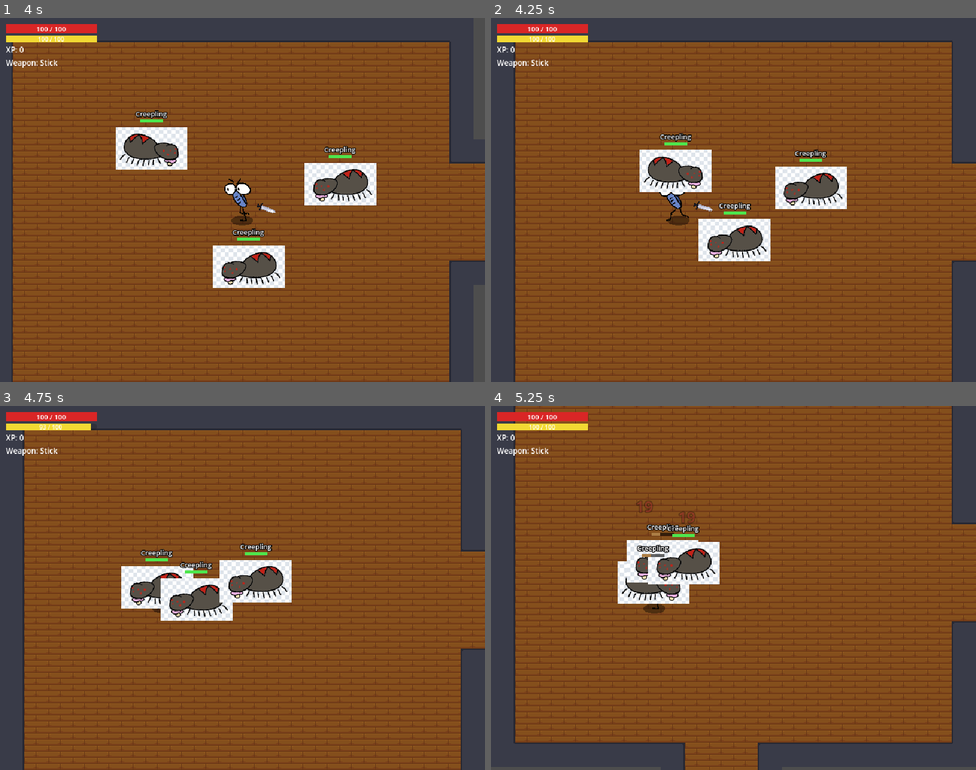
Above: before the commit, frames 1-4 (two rows, left to right).
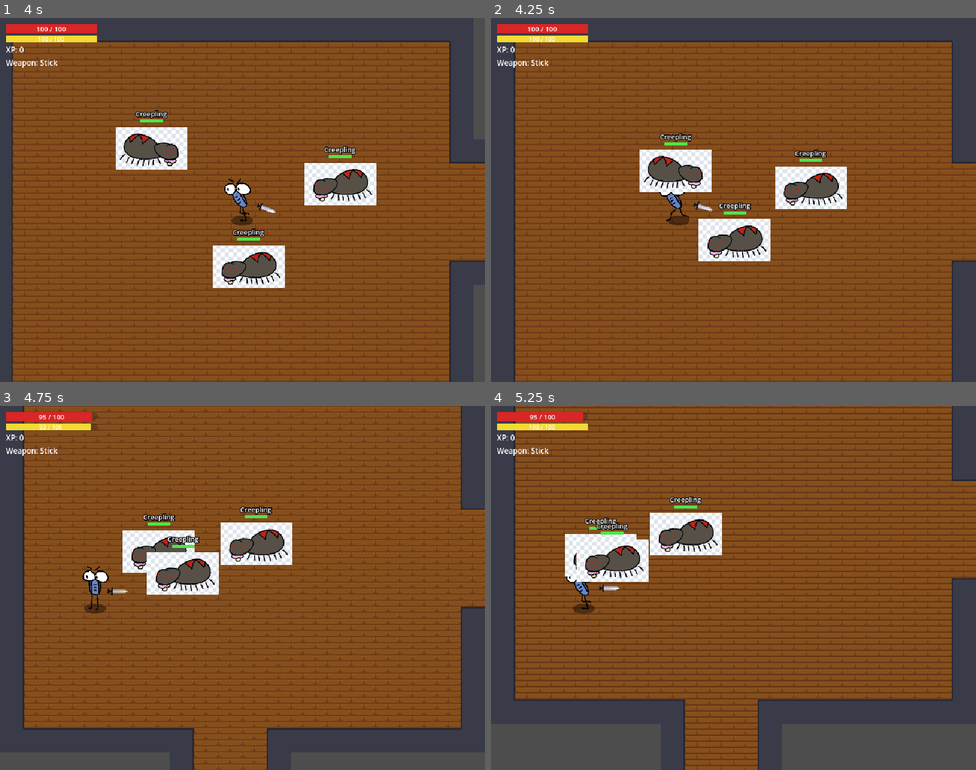
Above: after the commit, the same moments.

Repository: lulixs/gravic-hackathon-2026
Game: Godot game, scene res://levels/level_1_basement.tscn
Two runs of this game, one before a commit and one after it. Both use one fixed random seed, a clock stepped at 60 frames per second and the inputs below. This scene is started directly instead of the project's main scene.
Inputs (mouse positions are in pixels of both pictures, inside the frame that each line leads up to):
- Up to frame 1 (4 s): tap Enter at 0.5, 2.75 s; move the mouse to (349, 181) at 0.52 s; hold D (right) 0.53-1.25 s; hold Space (advance_dialogue) 0.53-1.25 s; click (349, 181) at 0.67 s; drag from (145, 218) to (300, 200) at 1.27 s; tap Space (advance_dialogue) at 2, 3.5 s; move the mouse to (291, 119) at 2.02 s; hold D (right) 2.03-2.75 s; hold Right mouse button (block) 2.03-2.75 s; drag from (218, 272) to (72, 130) at 2.77 s; move the mouse to (388, 254) at 3.52 s; hold A (left) from 3.53 s (still down); hold E (interact) from 3.53 s (still down)
- Up to frame 2 (4.25 s): keep holding A (left); keep holding E (interact)
- Up to frame 3 (4.75 s): release A (left) at 4.25 s; release E (interact) at 4.25 s; drag from (97, 533) to (242, 628) at 4.27 s
- Up to frame 4 (5.25 s): move the mouse to (757, 588) at 5.02 s; press the mouse at (757, 588) at 5.03 s; hold S (down) from 5.03 s (still down)

Frame 1 is identical in both runs. In frame 2, 0.2% of the frame differs, in the area x 30-46%, y 37-47%; in frame 3, 33%, in the area x 4-100%, y 0-100%; in frame 4, 26%.

Commit message:
Full-game chain (0→1→2→3) + combat/feel fixes
- main_scene back to level 0; level 2 (Garden) now leads to level 3 (Castle)
- Level 3: more rotating blade hazards across all three rooms
- Enemies no longer stick to the player: collision exception (pass through body)
  + proportional standoff that holds at arm's length; contact damage is now
  distance-based (robust to the feet-offset player capsule)
- Sword deals knockback on hit, scaling with the Strength upgrade
- Bosses resist knockback; enemies ride out the shove
- Inventory shows live sword stats (damage / knockback / stamina per swing)
- XP/health orbs collect by proximity instead of body overlap, so they no longer
  hover on the player without being picked up

Co-Authored-By: Claude Opus 4.8 <noreply@anthropic.com>

Diff:
--- a/levels/level_3_castle.tscn
+++ b/levels/level_3_castle.tscn
@@ -177,6 +177,26 @@
 [node name="RotatingHazard" parent="." instance=ExtResource("15_haz")]
 position = Vector2(400, 290)
 
+[node name="HazardA2" parent="." instance=ExtResource("15_haz")]
+position = Vector2(180, 400)
+spin_speed = -130.0
+
+[node name="HazardB1" parent="." instance=ExtResource("15_haz")]
+position = Vector2(300, 860)
+spin_speed = 125.0
+
+[node name="HazardB2" parent="." instance=ExtResource("15_haz")]
+position = Vector2(720, 1170)
+spin_speed = -105.0
+
+[node name="HazardC1" parent="." instance=ExtResource("15_haz")]
+position = Vector2(1250, 540)
+spin_speed = -140.0
+
+[node name="HazardC2" parent="." instance=ExtResource("15_haz")]
+position = Vector2(1600, 770)
+spin_speed = 115.0
+
 [node name="GateB" type="StaticBody2D" parent="."]
 position = Vector2(304, 600)
 
--- a/project.godot
+++ b/project.godot
@@ -11,7 +11,7 @@
 [application]
 
 config/name="lil-dude"
-run/main_scene="res://levels/level_3_castle.tscn"
+run/main_scene="res://levels/level_0_tutorial.tscn"
 config/features=PackedStringArray("4.6", "Forward Plus")
 config/icon="res://icon.svg"
 
--- a/scenes/upgrade_menu.tscn
+++ b/scenes/upgrade_menu.tscn
@@ -47,6 +47,13 @@
 text = "Weapon: Stick"
 horizontal_alignment = 1
 
+[node name="WeaponDetail" type="Label" parent="Panel/Center/VBox"]
+layout_mode = 2
+theme_override_colors/font_color = Color(0.75, 0.82, 0.95, 1)
+theme_override_font_sizes/font_size = 9
+text = "Sword: 10 dmg · 210 knockback · 15 stamina/swing"
+horizontal_alignment = 1
+
 [node name="DamageStat" type="Label" parent="Panel/Center/VBox"]
 layout_mode = 2
 theme_override_font_sizes/font_size = 11
--- a/scripts/baby_spider.gd
+++ b/scripts/baby_spider.gd
@@ -65,6 +65,9 @@
 
 func _physics_process(delta: float) -> void:
 	super._physics_process(delta)
+	if knockback_active(delta):
+		_update_facing()
+		return
 	if not _player:
 		_player = get_tree().get_first_node_in_group("player")
 
@@ -75,10 +78,9 @@
 			_pick_wander_dir()
 		target_vel = _wander_dir * move_speed * 0.6
 	else:
-		var to_player: Vector2 = _player.global_position - global_position
 		# room-based aggro: if you're in this spider's room, it hunts you anywhere in it
 		if player_in_same_room():
-			target_vel = to_player.normalized() * chase_speed
+			target_vel = chase_velocity_to(_player.global_position, chase_speed)
 		else:
 			_wander_timer -= delta
 			if _wander_timer <= 0.0:
--- a/scripts/boar_warden.gd
+++ b/scripts/boar_warden.gd
@@ -31,6 +31,9 @@
 	health_drop_chance = 1.0
 	health_bar_width = 64.0
 	health_bar_offset_y = -36.0
+	knockback_resist = 0.9
+	chase_standoff = 30.0
+	contact_range = 48.0
 	super._ready()
 	add_to_group("boss")
 	_t = stalk_time
@@ -50,8 +53,7 @@
 
 	match _state:
 		State.STALK:
-			var dir := (_player.global_position - global_position).normalized()
-			velocity = velocity.move_toward(dir * stalk_speed, 500.0 * delta)
+			velocity = velocity.move_toward(chase_velocity_to(_player.global_position, stalk_speed), 500.0 * delta)
 			move_and_slide()
 			_t -= delta
 			if _t <= 0.0:
--- a/scripts/enemy_base.gd
+++ b/scripts/enemy_base.gd
@@ -11,11 +11,18 @@
 @export var health_bar_width := 30.0
 @export var health_bar_offset_y := -22.0
 @export var enemy_name := ""
+@export var chase_standoff := 22.0   # stop this far from the player so we don't crowd onto them
+@export var contact_range := 36.0    # deal contact damage when this close to the player
+@export var knockback_resist := 0.0  # 0 = full knockback from sword hits, 1 = immune (bosses)
+
+const KNOCKBACK_TIME := 0.16
 
 var hp := max_hp
 var i_frames := false
 var _i_timer := 0.0
 var _blink_accum := 0.0
+var _kb_timer := 0.0
+var _player_excepted := false
 var _hitbox: Area2D
 var _sprite: Node  # Node2D or ColorRect — anything with modulate
 var _hb_bg: ColorRect
@@ -39,6 +46,13 @@
 	_create_health_bar()
 
 func _physics_process(delta: float) -> void:
+	# Pass through the player's body so we never grind/stick to them. Walls (and the
+	# player passing through us) are unaffected; contact damage is handled separately.
+	if not _player_excepted:
+		var p := _player_node()
+		if p:
+			add_collision_exception_with(p)
+			_player_excepted = true
 	if i_frames:
 		_i_timer -= delta
 		_blink_accum += delta
@@ -51,7 +65,7 @@
 				_sprite.modulate = Color(1, 1, 1, 1)
 	_apply_contact_damage()
 
-func take_damage(amount: float) -> void:
+func take_damage(amount: float, knockback: Vector2 = Vector2.ZERO) -> void:
 	if i_frames:
 		return
 	hp -= amount
@@ -63,6 +77,32 @@
 	i_frames = true
 	_i_timer = i_frame_duration
 	_blink_accum = 0.0
+	if knockback != Vector2.ZERO and knockback_resist < 1.0:
+		velocity = knockback * (1.0 - knockback_resist)
+		_kb_timer = KNOCKBACK_TIME
+
+# While knocked back, ride out the shove instead of running normal AI movement.
+# Movement subclasses call this right after super._physics_process and return if true.
+func knockback_active(delta: float) -> bool:
+	if _kb_timer <= 0.0:
+		return false
+	_kb_timer -= delta
+	velocity = velocity.move_toward(Vector2.ZERO, 900.0 * delta)
+	move_and_slide()
+	return true
+
+# Chase velocity that homes in on a ring `chase_standoff` away from the player and
+# holds there — easing to a stop as it arrives and gently backing off if it ends up
+# too close. Keeps enemies at arm's length (still inside contact_range) instead of
+# drifting onto / sticking to the player's body.
+func chase_velocity_to(player_pos: Vector2, speed: float) -> Vector2:
+	var to := player_pos - global_position
+	var d := to.length()
+	if d <= 0.01:
+		return Vector2.ZERO
+	var dir := to / d
+	var err := d - chase_standoff   # >0 too far (approach), <0 too close (back off)
+	return dir * clampf(err * 6.0, -speed * 0.6, speed)
 
 # ---------------- health bar ----------------
 
@@ -136,16 +176,18 @@
 	died.emit()
 	queue_free()
 
-# Continuous contact damage: while the player overlaps our hitbox we keep calling
-# take_damage. The player's own i-frames rate-limit it, so brushing a spider chips
-# HP every i-frame window instead of only on the single frame the player enters.
+# Distance-based contact damage. We no longer physically touch the player (collision
+# exception), and the player's collision capsule sits low at its feet, so an Area
+# overlap check was unreliable — proximity to the player is what matters. The player's
+# own i-frames rate-limit this, so staying close chips HP once per i-frame window.
 func _apply_contact_damage() -> void:
-	if contact_damage <= 0.0 or _hitbox == null or not _hitbox.monitoring:
-		return
-	for body in _hitbox.get_overlapping_bodies():
-		if body.is_in_group("player") and body.has_method("take_damage"):
-			body.take_damage(contact_damage, global_position)  # pass our pos for knockback
-			return
+	if contact_damage <= 0.0:
+		return
+	var p := _player_node()
+	if p == null or not p.has_method("take_damage"):
+		return
+	if global_position.distance_to(p.global_position) <= contact_range:
+		p.take_damage(contact_damage, global_position)  # pass our pos for knockback
 
 func set_hitbox_enabled(enabled: bool) -> void:
 	if _hitbox:
--- a/scripts/flying_pig.gd
+++ b/scripts/flying_pig.gd
@@ -36,6 +36,8 @@
 	health_drop_chance = 0.0
 	health_bar_width = 72.0
 	health_bar_offset_y = -44.0
+	knockback_resist = 0.9
+	contact_range = 46.0
 	super._ready()
 	add_to_group("boss")
 	_shoot_t = shoot_interval
--- a/scripts/garden_snake.gd
+++ b/scripts/garden_snake.gd
@@ -24,6 +24,9 @@
 	health_drop_chance = 1.0
 	health_bar_width = 72.0
 	health_bar_offset_y = -26.0
+	knockback_resist = 0.85
+	chase_standoff = 40.0
+	contact_range = 50.0
 	super._ready()
 	add_to_group("boss")
 	_lunge_cd = lunge_interval
@@ -46,8 +49,8 @@
 		_lunge_t -= delta
 		velocity = _lunge_dir * lunge_speed
 	else:
+		velocity = velocity.move_toward(chase_velocity_to(_player.global_position, glide_speed), 300.0 * delta)
 		var to_player: Vector2 = _player.global_position - global_position
-		velocity = velocity.move_toward(to_player.normalized() * glide_speed, 300.0 * delta)
 		_lunge_cd -= delta
 		if _lunge_cd <= 0.0:
 			_lunge_cd = lunge_interval
--- a/scripts/grasshopper.gd
+++ b/scripts/grasshopper.gd
@@ -22,6 +22,8 @@
 
 func _physics_process(delta: float) -> void:
 	super._physics_process(delta)
+	if knockback_active(delta):
+		return
 	if not _player:
 		_player = get_tree().get_first_node_in_group("player")
 	if _cooldown > 0.0:
--- a/scripts/health_orb.gd
+++ b/scripts/health_orb.gd
@@ -1,23 +1,41 @@
 extends Area2D
 
+# Health pickup. Distance-based magnet + collection (see xp_orb.gd for why we don't
+# rely on body_entered — the player's collision capsule is offset to its feet).
+
 @export var heal_amount := 20.0
-@export var magnet_radius := 50.0
-@export var speed := 220.0
+@export var magnet_radius := 75.0
+@export var pickup_radius := 22.0
+@export var speed := 270.0
 
 var _player: Node2D
+var _collected := false
 
 func _ready() -> void:
 	body_entered.connect(_on_body_entered)
 
 func _physics_process(delta: float) -> void:
+	if _collected:
+		return
 	if not _player:
 		_player = get_tree().get_first_node_in_group("player")
-	if _player:
-		var to_p: Vector2 = _player.global_position - global_position
-		if to_p.length() <= magnet_radius:
-			global_position += to_p.normalized() * speed * delta
+	if not _player:
+		return
+	var to_p: Vector2 = _player.global_position - global_position
+	var d := to_p.length()
+	if d <= pickup_radius:
+		_collect()
+		return
+	if d <= magnet_radius:
+		global_position += to_p.normalized() * speed * delta
 
 func _on_body_entered(body: Node) -> void:
 	if body.is_in_group("player"):
-		GameManager.heal(heal_amount)
-		queue_free()
+		_collect()
+
+func _collect() -> void:
+	if _collected:
+		return
+	_collected = true
+	GameManager.heal(heal_amount)
+	queue_free()
--- a/scripts/level_2.gd
+++ b/scripts/level_2.gd
@@ -5,7 +5,7 @@
 ## Carries the player's weapon / XP / HP over from the basement (no GameManager.reset()).
 
 const ROOM := Rect2(0, 0, 2400, 1500)
-const NEXT_LEVEL := ""  # Level 3 (Castle) is not built yet
+const NEXT_LEVEL := "res://levels/level_3_castle.tscn"
 
 @onready var gate: StaticBody2D = $Gate
 @onready var broadsword: Area2D = $BroadswordPickup
--- a/scripts/mother_spider.gd
+++ b/scripts/mother_spider.gd
@@ -26,6 +26,9 @@
 	health_drop_chance = 1.0
 	health_bar_width = 64.0
 	health_bar_offset_y = -38.0
+	knockback_resist = 0.82
+	chase_standoff = 34.0
+	contact_range = 46.0
 	super._ready()
 	add_to_group("boss")
 	_sack_t = sack_interval
@@ -33,6 +36,8 @@
 
 func _physics_process(delta: float) -> void:
 	super._physics_process(delta)
+	if knockback_active(delta):
+		return
 	if not _player:
 		_player = get_tree().get_first_node_in_group("player")
 	if not _player:
@@ -45,8 +50,7 @@
 		move_and_slide()
 		return
 
-	var to_player: Vector2 = _player.global_position - global_position
-	velocity = velocity.move_toward(to_player.normalized() * move_speed, 400.0 * delta)
+	velocity = velocity.move_toward(chase_velocity_to(_player.global_position, move_speed), 400.0 * delta)
 	move_and_slide()
 
 	_sack_t -= delta
--- a/scripts/pig_guard.gd
+++ b/scripts/pig_guard.gd
@@ -22,12 +22,14 @@
 
 func _physics_process(delta: float) -> void:
 	super._physics_process(delta)   # i-frame blink + contact damage
+	if knockback_active(delta):
+		return
 	if not _player:
 		_player = get_tree().get_first_node_in_group("player")
 
 	var target := Vector2.ZERO
 	if _player and player_in_same_room():
-		target = (_player.global_position - global_position).normalized() * chase_speed
+		target = chase_velocity_to(_player.global_position, chase_speed)
 	else:
 		_wander_t -= delta
 		if _wander_t <= 0.0:
--- a/scripts/spider_sack.gd
+++ b/scripts/spider_sack.gd
@@ -22,6 +22,7 @@
 	contact_damage = 6.0
 	xp_value = 40
 	health_bar_offset_y = -20.0
+	knockback_resist = 0.45
 	super._ready()
 	add_to_group("sack")
 	_spawn_t = spawn_interval
@@ -29,6 +30,8 @@
 
 func _physics_process(delta: float) -> void:
 	super._physics_process(delta)   # i-frame blink + contact damage
+	if knockback_active(delta):
+		return
 	if not _player:
 		_player = get_tree().get_first_node_in_group("player")
 
--- a/scripts/upgrade_menu.gd
+++ b/scripts/upgrade_menu.gd
@@ -11,7 +11,12 @@
 @onready var hp_stat: Label = $Panel/Center/VBox/HPStat
 @onready var stamina_stat: Label = $Panel/Center/VBox/StaminaStat
 @onready var weapon_stat: Label = $Panel/Center/VBox/WeaponStat
+@onready var weapon_detail: Label = $Panel/Center/VBox/WeaponDetail
 @onready var damage_stat: Label = $Panel/Center/VBox/DamageStat
+
+# Mirrors sword.gd's BASE_DAMAGE / BASE_KNOCKBACK so the screen can preview swing stats.
+const SWORD_BASE_DAMAGE := 10.0
+const SWORD_BASE_KNOCKBACK := 210.0
 
 func _ready() -> void:
 	# ALWAYS (not WHEN_PAUSED) so C still toggles while the game is running, and the
@@ -43,6 +48,7 @@
 	hp_stat.text = "Health: %d / %d" % [roundi(GameManager.hp), roundi(GameManager.max_hp)]
 	stamina_stat.text = "Stamina: %d / %d" % [roundi(GameManager.stamina), roundi(GameManager.max_stamina)]
 	weapon_stat.text = "Weapon: %s" % GameManager.current_weapon.capitalize()
+	weapon_detail.text = _weapon_stats_text()
 	damage_stat.text = "Strength: %d%%" % roundi(GameManager.damage_mult * 100.0)
 	xp_label.text = "XP available: %d" % GameManager.xp
 	_set_btn(hp_btn, "Health", "hp")
@@ -63,3 +69,18 @@
 func _buy(stat: String) -> void:
 	GameManager.try_upgrade(stat)
 	_refresh()
+
+func _weapon_stats_text() -> String:
+	var mult := 1.0
+	var stamina := 15.0
+	var path := "res://data/" + GameManager.current_weapon + ".tres"
+	if ResourceLoader.exists(path):
+		var w = load(path)
+		if w:
+			if "damage_multiplier" in w:
+				mult = w.damage_multiplier
+			if "stamina_jab" in w:
+				stamina = w.stamina_jab
+	var dmg := SWORD_BASE_DAMAGE * mult * GameManager.damage_mult
+	var kb := SWORD_BASE_KNOCKBACK * GameManager.damage_mult
+	return "Sword: %d dmg · %d knockback · %d stamina/swing" % [roundi(dmg), roundi(kb), roundi(stamina)]
--- a/scripts/worm.gd
+++ b/scripts/worm.gd
@@ -17,6 +17,8 @@
 
 func _physics_process(delta: float) -> void:
 	super._physics_process(delta)
+	if knockback_active(delta):
+		return
 	velocity = velocity.move_toward(_dir * patrol_speed, 200.0 * delta)
 	move_and_slide()
 	if is_on_wall():
--- a/scripts/xp_orb.gd
+++ b/scripts/xp_orb.gd
@@ -1,23 +1,43 @@
 extends Area2D
 
+# XP pickup. Magnets toward the player when near and collects on proximity.
+# Collection is distance-based (not body_entered): the player's collision capsule
+# sits low at its feet while the magnet pulls toward the body centre, so relying on
+# the Area overlap left orbs hovering on the player without ever being picked up.
+
 @export var value := 25
-@export var magnet_radius := 50.0
-@export var speed := 220.0
+@export var magnet_radius := 75.0
+@export var pickup_radius := 22.0
+@export var speed := 270.0
 
 var _player: Node2D
+var _collected := false
 
 func _ready() -> void:
 	body_entered.connect(_on_body_entered)
 
 func _physics_process(delta: float) -> void:
+	if _collected:
+		return
 	if not _player:
 		_player = get_tree().get_first_node_in_group("player")
-	if _player:
-		var to_p: Vector2 = _player.global_position - global_position
-		if to_p.length() <= magnet_radius:
-			global_position += to_p.normalized() * speed * delta
+	if not _player:
+		return
+	var to_p: Vector2 = _player.global_position - global_position
+	var d := to_p.length()
+	if d <= pickup_radius:
+		_collect()
+		return
+	if d <= magnet_radius:
+		global_position += to_p.normalized() * speed * delta
 
 func _on_body_entered(body: Node) -> void:
 	if body.is_in_group("player"):
-		GameManager.add_xp(value)
-		queue_free()
+		_collect()
+
+func _collect() -> void:
+	if _collected:
+		return
+	_collected = true
+	GameManager.add_xp(value)
+	queue_free()
--- a/sword.gd
+++ b/sword.gd
@@ -8,6 +8,7 @@
 @export var FOLLOW_SPEED = 12.0  # how snappily the sword chases the mouse
 @export var BLOCK_SPEED = 10.0   # how quickly the sword eases in/out of the block stance
 @export var BASE_DAMAGE := 10.0
+@export var BASE_KNOCKBACK := 210.0   # shove dealt to enemies on hit; scales with Strength upgrades
 @export var BASE_STAMINA_COST := 15.0
 @export var HITBOX_RADIUS := 18.0
 @export var ATTACK_DURATION := 0.15
@@ -178,4 +179,11 @@
 		return
 	if body.is_in_group("enemy") and body.has_method("take_damage"):
 		_hit_bodies.append(body)
-		body.take_damage(pending_damage)
+		# knock the enemy away from the player; stronger as Strength is upgraded
+		var kb := Vector2.ZERO
+		var player := get_parent() as Node2D
+		if player:
+			var dir: Vector2 = body.global_position - player.global_position
+			dir = dir.normalized() if dir != Vector2.ZERO else Vector2.RIGHT
+			kb = dir * BASE_KNOCKBACK * GameManager.damage_mult
+		body.take_damage(pending_damage, kb)
